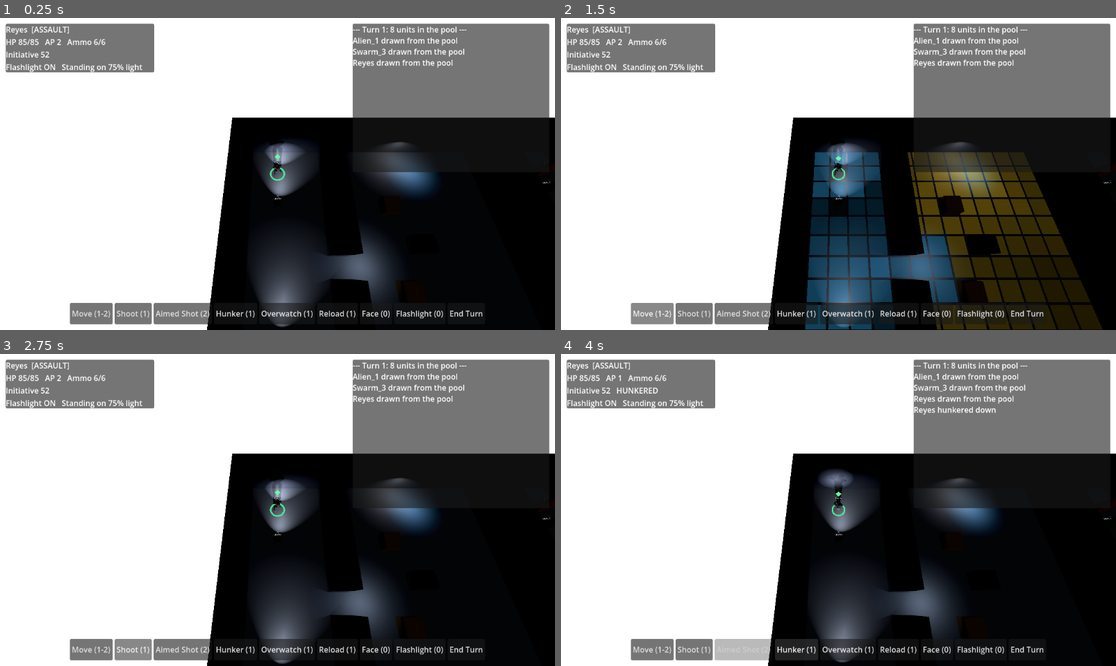
Above: before the commit, frames 1-4 (two rows, left to right).
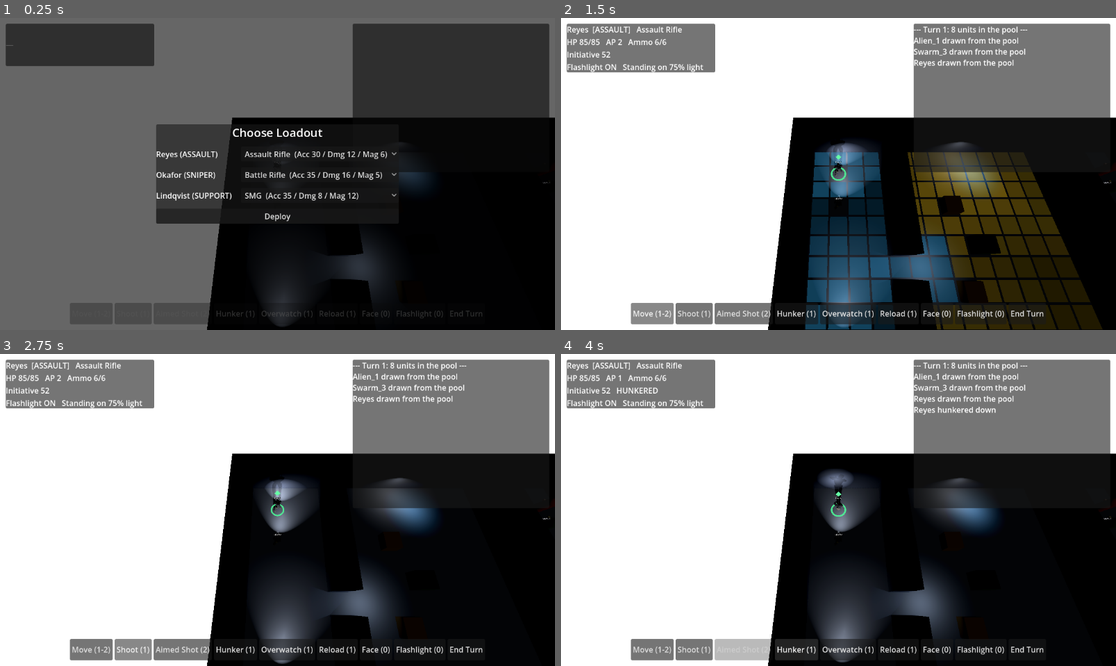
Above: after the commit, the same moments.

Repository: jcol4/retake-the-spaceship
Game: Godot game, scene res://scenes/main.tscn
Two runs of this game, one before a commit and one after it. Both use one fixed random seed, a clock stepped at 60 frames per second and the inputs below.
Inputs (mouse positions are in pixels of both pictures, inside the frame that each line leads up to):
- Up to frame 1 (0.25 s): no input
- Up to frame 2 (1.5 s): click (838, 217) at 0.5 s, where only the run after the commit has a clickable "Deploy"; click "Move (1-2)" at 1.25 s
- Up to frame 3 (2.75 s): click "Shoot (1)" at 2 s
- Up to frame 4 (4 s): click "Aimed Shot (2)" at 2.75 s; click "Hunker (1)" at 3.5 s

The runs differ from the first frame. In frame 1, 65% of the frame differs, in the area x 0-100%, y 0-100%; in frame 2, 0.1%; in frame 3, 0.1%; in frame 4, 0.1%.

Commit message:
added rig blend and weapons

Diff:
--- a/scripts/class_presets.gd
+++ b/scripts/class_presets.gd
@@ -7,19 +7,19 @@
 const RANGES := {
 	UnitStats.UnitClass.ASSAULT: {
 		"perception": [30, 50], "reflexes": [45, 65], "fitness": [60, 85], "luck": [30, 60],
-		"class_base_initiative": 60, "weapon_base_accuracy": 30, "weapon_damage": 12, "mag_size": 6,
+		"class_base_initiative": 60,
 	},
 	UnitStats.UnitClass.SNIPER: {
 		"perception": [65, 90], "reflexes": [45, 65], "fitness": [30, 50], "luck": [30, 60],
-		"class_base_initiative": 45, "weapon_base_accuracy": 40, "weapon_damage": 18, "mag_size": 4,
+		"class_base_initiative": 45,
 	},
 	UnitStats.UnitClass.SUPPORT: {
 		"perception": [45, 65], "reflexes": [45, 65], "fitness": [45, 65], "luck": [45, 75],
-		"class_base_initiative": 50, "weapon_base_accuracy": 30, "weapon_damage": 10, "mag_size": 8,
+		"class_base_initiative": 50,
 	},
 	UnitStats.UnitClass.HEAVY: {
 		"perception": [40, 60], "reflexes": [25, 45], "fitness": [65, 90], "luck": [30, 60],
-		"class_base_initiative": 40, "weapon_base_accuracy": 25, "weapon_damage": 16, "mag_size": 10,
+		"class_base_initiative": 40,
 	},
 }
 
@@ -34,7 +34,7 @@
 	stats.fitness = randi_range(r["fitness"][0], r["fitness"][1])
 	stats.luck = randi_range(r["luck"][0], r["luck"][1])
 	stats.class_base_initiative = r["class_base_initiative"]
-	stats.weapon_base_accuracy = r["weapon_base_accuracy"]
-	stats.weapon_damage = r["weapon_damage"]
-	stats.mag_size = r["mag_size"]
+	# Suggested default (design doc `weapons/`) — the loadout screen lets the
+	# player override this per soldier before the mission starts.
+	stats.weapon = WeaponPresets.make(WeaponPresets.default_for_class(unit_class))
 	return stats
--- a/scripts/combat.gd
+++ b/scripts/combat.gd
@@ -95,6 +95,16 @@
 	return gentle + (dist - DIST_STEEP_START) * DIST_STEEP_RATE
 
 
+static func weapon_range_penalty(weapon: WeaponData, dist: int) -> int:
+	# Weapon-specific range falloff (design doc `weapons/`), stacked on top of
+	# the global distance curve above. Shotgun/SMG use this to be noticeably
+	# worse past their optimal range; most weapons leave it at 0 and rely on
+	# the global curve alone.
+	if weapon == null or weapon.falloff_rate <= 0 or dist <= weapon.optimal_range:
+		return 0
+	return (dist - weapon.optimal_range) * weapon.falloff_rate
+
+
 static func light_modifier(target_pos: Vector3i) -> int:
 	var t: GridTileData = GridManager.get_tile(target_pos)
 	if t == null:
@@ -119,7 +129,9 @@
 		acc -= COVER_PENALTY_HEAVY if t.cover_type == GridTileData.CoverType.HEAVY else COVER_PENALTY_LIGHT
 	if target.hunkered:
 		acc -= HUNKER_PENALTY
-	acc -= distance_penalty(GridManager.chebyshev_dist(shooter.grid_pos, target.grid_pos))
+	var dist := GridManager.chebyshev_dist(shooter.grid_pos, target.grid_pos)
+	acc -= distance_penalty(dist)
+	acc -= weapon_range_penalty(shooter.stats.weapon, dist)
 	acc += light_modifier(target.grid_pos)
 	acc -= shooter.ranged_accuracy_penalty()  # Sec 4.2: an injured arm shakes every ranged shot, not just melee
 	return clampi(acc, 1, 99)
--- a/scripts/hud.gd
+++ b/scripts/hud.gd
@@ -76,10 +76,12 @@
 			reserved = "   HUNKERED"
 		var injuries := player.injured_summary()
 		var injury_line := "\nInjuries: %s" % injuries if injuries != "None" else ""
+		var weapon_name := player.stats.weapon.display_name if player.stats.weapon else "Unarmed"
 		# Own units only — enemy Initiative stays hidden (Sec 4.1).
-		unit_info.text = "%s  [%s]\nHP %d/%d   AP %d   Ammo %d/%d\nInitiative %.0f%s\nFlashlight %s   Standing on %d%% light%s" % [
+		unit_info.text = "%s  [%s]   %s\nHP %d/%d   AP %d   Ammo %d/%d\nInitiative %.0f%s\nFlashlight %s   Standing on %d%% light%s" % [
 			player.stats.display_name,
 			UnitStats.UnitClass.keys()[player.stats.unit_class],
+			weapon_name,
 			player.current_hp, player.stats.max_hp(), player.ap,
 			player.ammo, player.stats.mag_size,
 			player.stats.initiative(), reserved,
--- /dev/null
+++ b/scripts/loadout_menu.gd
@@ -0,0 +1,83 @@
+class_name LoadoutMenu
+extends CanvasLayer
+## Pre-mission loadout screen: lets the player assign one of the five weapons
+## (design doc `weapons/`) to each squad member before the mission starts.
+## Built entirely in code — no separate .tscn — since it's a one-off overlay
+## shown once per mission start, not a reusable HUD element.
+
+signal deployed
+
+var _units: Array[PlayerUnit] = []
+var _pickers: Array[OptionButton] = []
+
+
+func setup(units: Array[PlayerUnit]) -> void:
+	_units = units
+	var root := Control.new()
+	root.set_anchors_preset(Control.PRESET_FULL_RECT)
+	add_child(root)
+
+	var dim := ColorRect.new()
+	dim.color = Color(0, 0, 0, 0.6)
+	dim.set_anchors_preset(Control.PRESET_FULL_RECT)
+	root.add_child(dim)
+
+	var center := CenterContainer.new()
+	center.set_anchors_preset(Control.PRESET_FULL_RECT)
+	root.add_child(center)
+
+	var panel := PanelContainer.new()
+	center.add_child(panel)
+
+	var vbox := VBoxContainer.new()
+	vbox.add_theme_constant_override("separation", 12)
+	panel.add_child(vbox)
+
+	var title := Label.new()
+	title.text = "Choose Loadout"
+	title.horizontal_alignment = HORIZONTAL_ALIGNMENT_CENTER
+	title.add_theme_font_size_override("font_size", 24)
+	vbox.add_child(title)
+
+	for unit in _units:
+		vbox.add_child(_build_unit_row(unit))
+
+	var deploy := Button.new()
+	deploy.text = "Deploy"
+	deploy.pressed.connect(_on_deploy)
+	vbox.add_child(deploy)
+
+
+func _build_unit_row(unit: PlayerUnit) -> Control:
+	var row := HBoxContainer.new()
+	row.add_theme_constant_override("separation", 16)
+
+	var name_label := Label.new()
+	name_label.text = "%s (%s)" % [unit.stats.display_name, UnitStats.UnitClass.keys()[unit.stats.unit_class]]
+	name_label.custom_minimum_size = Vector2(160, 0)
+	row.add_child(name_label)
+
+	var picker := OptionButton.new()
+	var default_id := WeaponPresets.default_for_class(unit.stats.unit_class)
+	var selected_index := 0
+	for id in WeaponPresets.all_ids():
+		var d: Dictionary = WeaponPresets.DATA[id]
+		picker.add_item("%s  (Acc %d / Dmg %d / Mag %d)" % [d["display_name"], d["base_accuracy"], d["damage"], d["mag_size"]])
+		picker.set_item_metadata(picker.item_count - 1, id)
+		if id == default_id:
+			selected_index = picker.item_count - 1
+	picker.select(selected_index)
+	row.add_child(picker)
+	_pickers.append(picker)
+
+	return row
+
+
+func _on_deploy() -> void:
+	for i in _units.size():
+		var unit := _units[i]
+		var id: int = _pickers[i].get_selected_metadata()
+		unit.stats.weapon = WeaponPresets.make(id)
+		unit.ammo = unit.stats.mag_size  # refill to the newly-chosen weapon's magazine
+	deployed.emit()
+	queue_free()
--- a/scripts/main.gd
+++ b/scripts/main.gd
@@ -26,6 +26,7 @@
 	if _auto:
 		TurnManager.unit_activated.connect(_auto_play)
 		TurnManager.mission_ended.connect(func(_won: bool) -> void: get_tree().quit.call_deferred())
+	var player_units: Array[PlayerUnit] = []
 	var spawn_index := 0
 	for entry in SQUAD:
 		if spawn_index >= map.player_spawns.size():
@@ -35,6 +36,7 @@
 		unit.position = GridManager.grid_to_world(map.player_spawns[spawn_index])
 		add_child(unit)  # Unit._ready snaps to grid + registers occupancy
 		unit.action_logged.connect(_on_unit_log)
+		player_units.append(unit)
 		spawn_index += 1
 
 	var enemy_index := 1
@@ -61,7 +63,17 @@
 	# Static fixtures are already baked in (TestMap._ready ran first); layer in
 	# the squad's flashlights now that the units themselves exist.
 	LightingManager.recompute_dynamic()
-	TurnManager.start_mission.call_deferred()
+
+	if _auto:
+		# Headless smoke test skips the loadout screen entirely — every unit
+		# just deploys with its class's suggested-default weapon.
+		TurnManager.start_mission.call_deferred()
+		return
+
+	var loadout: CanvasLayer = LoadoutMenu.new()
+	add_child(loadout)
+	loadout.setup(player_units)
+	loadout.deployed.connect(func() -> void: TurnManager.start_mission.call_deferred())
 
 
 func _auto_play(unit: Unit) -> void:
@@ -122,9 +134,11 @@
 	stats.reflexes = randi_range(25, 45)
 	stats.fitness = randi_range(30, 45)
 	stats.luck = 20
-	stats.weapon_base_accuracy = 20
-	stats.weapon_damage = 8
-	stats.mag_size = 10
+	var weapon := WeaponData.new()
+	weapon.base_accuracy = 20
+	weapon.damage = 8
+	weapon.mag_size = 10
+	stats.weapon = weapon
 	stats.class_base_initiative = 40
 	stats.equipment_initiative = 30
 	return stats
@@ -143,9 +157,8 @@
 	stats.reflexes = randi_range(15, 30)
 	stats.fitness = randi_range(50, 65)
 	stats.luck = 15
-	stats.weapon_base_accuracy = 0
-	stats.weapon_damage = 0
-	stats.mag_size = 0
+	# stats.weapon stays null — no ranged weapon at all (Sec 11.4); the
+	# weapon_base_accuracy/weapon_damage/mag_size getters all read 0 from that.
 	stats.melee_base_accuracy = 45
 	stats.melee_damage = 5
 	stats.class_base_initiative = 25
--- a/scripts/unit_stats.gd
+++ b/scripts/unit_stats.gd
@@ -10,9 +10,19 @@
 @export_range(0, 99) var fitness: int = 50
 @export_range(0, 99) var luck: int = 50
 @export var unit_class: UnitClass = UnitClass.ASSAULT
-@export var weapon_base_accuracy: int = 30
-@export var weapon_damage: int = 12
-@export var mag_size: int = 6
+# Player-selected gear (design doc `weapons/`) — stats live on the weapon, not
+# the class. `null` means unarmed at range (e.g. the Fodder swarm, Sec 11.4).
+@export var weapon: WeaponData = null
+
+var weapon_base_accuracy: int:
+	get: return weapon.base_accuracy if weapon else 0
+
+var weapon_damage: int:
+	get: return weapon.damage if weapon else 0
+
+var mag_size: int:
+	get: return weapon.mag_size if weapon else 0
+
 # Contact-range attack (Sec 11.4). Separate from the weapon numbers above so a
 # unit can be dangerous in melee and harmless at range, or the reverse — the
 # Fodder swarm has no gun at all (mag_size 0) and only these two matter to it.
@@ -27,7 +37,9 @@
 
 
 func move_run() -> int:
-	return 4 + fitness / 20  # base 4 tiles, +1 per 20 Fitness (Sec 4.0/4.6.3)
+	var base := 4 + fitness / 20  # base 4 tiles, +1 per 20 Fitness (Sec 4.0/4.6.3)
+	var mult := weapon.move_multiplier if weapon else 1.0
+	return maxi(1, roundi(base * mult))
 
 
 func move_sprint() -> int:
--- /dev/null
+++ b/scripts/weapon_data.gd
@@ -0,0 +1,19 @@
+class_name WeaponData
+extends Resource
+## A player-selectable weapon's stats (design doc `weapons/`). Decoupled from
+## class — any soldier can carry any weapon; see `WeaponPresets` for the roster.
+
+@export var id: int = -1  # WeaponPresets.WeaponId
+@export var display_name: String = "Unarmed"
+@export var base_accuracy: int = 0
+@export var damage: int = 0
+@export var mag_size: int = 0
+# Weapon-specific range falloff, stacked on top of Combat's global distance
+# curve (Sec 6.5). No penalty at or within `optimal_range`; beyond it, accuracy
+# drops an extra `falloff_rate`% per tile. Default (999/0) means "no weapon-
+# specific range penalty" — just the global curve.
+@export var optimal_range: int = 999
+@export var falloff_rate: int = 0
+# Multiplies UnitStats.move_run()/move_sprint() — a heavier weapon can slow its
+# carrier down. 1.0 means no penalty.
+@export var move_multiplier: float = 1.0
--- /dev/null
+++ b/scripts/weapon_presets.gd
@@ -0,0 +1,65 @@
+class_name WeaponPresets
+extends RefCounted
+## The five player-selectable weapons (design doc `docs/design/factions/contractors/weapons/`).
+## Weapon choice is independent of class — `CLASS_DEFAULT` is only the
+## loadout screen's preselected suggestion, not a restriction.
+
+enum WeaponId { ASSAULT_RIFLE, SHOTGUN, SMG, LMG, BATTLE_RIFLE }
+
+# base_accuracy/damage/mag_size match the docs. optimal_range/falloff_rate add
+# a weapon-specific range penalty on top of Combat's global distance curve
+# (Sec 6.5); move_multiplier scales UnitStats.move_run()/move_sprint().
+const DATA := {
+	WeaponId.ASSAULT_RIFLE: {
+		"display_name": "Assault Rifle", "base_accuracy": 30, "damage": 12, "mag_size": 6,
+		"optimal_range": 999, "falloff_rate": 0, "move_multiplier": 1.0,
+	},
+	WeaponId.SHOTGUN: {
+		"display_name": "Shotgun", "base_accuracy": 20, "damage": 22, "mag_size": 6,
+		"optimal_range": 3, "falloff_rate": 15, "move_multiplier": 1.0,
+	},
+	WeaponId.SMG: {
+		"display_name": "SMG", "base_accuracy": 35, "damage": 8, "mag_size": 12,
+		"optimal_range": 6, "falloff_rate": 6, "move_multiplier": 1.0,
+	},
+	WeaponId.LMG: {
+		"display_name": "LMG", "base_accuracy": 28, "damage": 14, "mag_size": 15,
+		"optimal_range": 999, "falloff_rate": 0, "move_multiplier": 0.75,
+	},
+	WeaponId.BATTLE_RIFLE: {
+		"display_name": "Battle Rifle", "base_accuracy": 35, "damage": 16, "mag_size": 5,
+		"optimal_range": 999, "falloff_rate": 0, "move_multiplier": 1.0,
+	},
+}
+
+const CLASS_DEFAULT := {
+	UnitStats.UnitClass.ASSAULT: WeaponId.ASSAULT_RIFLE,
+	UnitStats.UnitClass.SNIPER: WeaponId.BATTLE_RIFLE,
+	UnitStats.UnitClass.SUPPORT: WeaponId.SMG,
+	UnitStats.UnitClass.HEAVY: WeaponId.LMG,
+}
+
+
+static func make(id: WeaponId) -> WeaponData:
+	var d: Dictionary = DATA[id]
+	var w := WeaponData.new()
+	w.id = id
+	w.display_name = d["display_name"]
+	w.base_accuracy = d["base_accuracy"]
+	w.damage = d["damage"]
+	w.mag_size = d["mag_size"]
+	w.optimal_range = d["optimal_range"]
+	w.falloff_rate = d["falloff_rate"]
+	w.move_multiplier = d["move_multiplier"]
+	return w
+
+
+static func default_for_class(unit_class: UnitStats.UnitClass) -> WeaponId:
+	return CLASS_DEFAULT[unit_class]
+
+
+static func all_ids() -> Array[WeaponId]:
+	var ids: Array[WeaponId] = []
+	for id in DATA:
+		ids.append(id)
+	return ids
Not shown, added: scripts/loadout_menu.gd.uid
Not shown, added: scripts/weapon_data.gd.uid
Not shown, added: scripts/weapon_presets.gd.uid
Not shown, added: assets/soldier_rig.blend
Not shown, changed: docs/design/factions/contractors/README.md
Not shown, changed: docs/design/factions/contractors/design-choices/action-economy.md
Not shown, changed: docs/design/factions/contractors/units/assault/README.md
Not shown, changed: docs/design/factions/contractors/units/heavy-weapons/README.md
Not shown, changed: docs/design/factions/contractors/units/sniper/README.md
Not shown, changed: docs/design/factions/contractors/units/support/README.md
Not shown, added: docs/design/factions/contractors/weapons/README.md
Not shown, added: docs/design/factions/contractors/weapons/assault-rifle.md
(and 6 more such lines)
